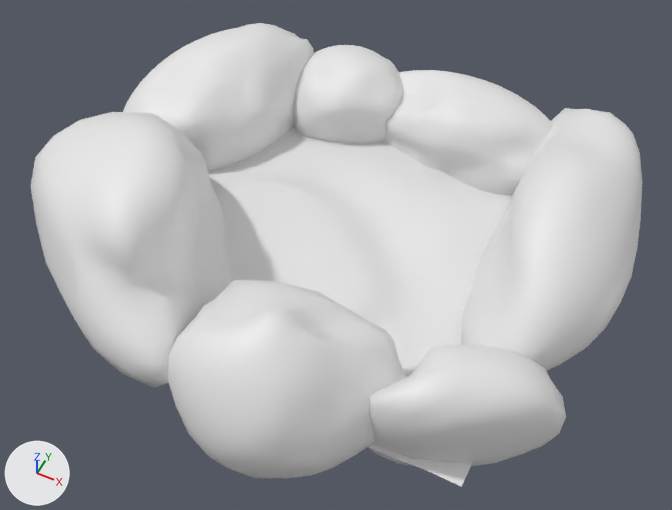
The glTF model injury-system/Stages/Environments/Desert/desert_env.glb, before and after one commit.
Camera for both pictures: a camera (50 mm lens) standing at (137.0, -292.0, 358.0) and looking at (-3.0, -11.0, 6.0). Arrows for +X, +Y and +Z are at lower left; the lights stay in place. The picture after the commit comes second. Where no turn or scale is listed for an object, it has been applied to the vertices.
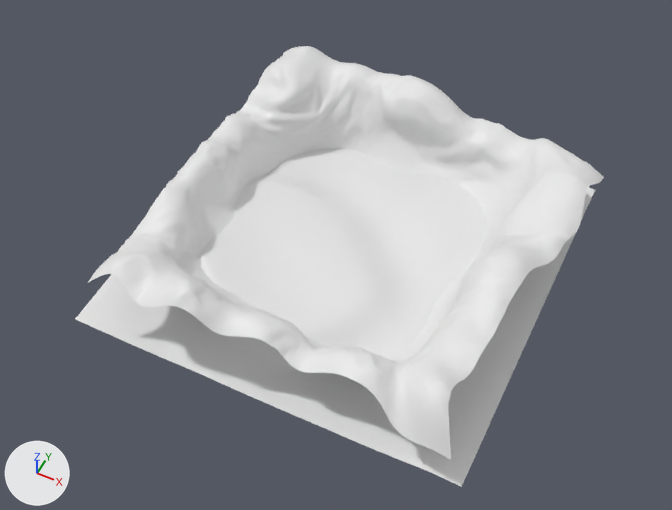
Boxes (x1, y1, x2, y2) around the edits, measured in the pictures (672 x 510 px):
'Mountains', added: after (88, 46, 604, 460)
'Icosphere.001', deleted: before (30, 112, 232, 388)
'Icosphere.002', deleted: before (168, 280, 406, 478)
'Icosphere', deleted: before (461, 108, 642, 371)
'Icosphere.003', deleted: before (368, 344, 566, 466)
'Icosphere.004', deleted: before (123, 23, 314, 171)
'Icosphere.006', deleted: before (383, 70, 553, 195)
'Icosphere.005', deleted: before (293, 45, 404, 144)

The change, as a list of edits to the scene's bpy script:
```text
Add me_plane_001:
    me_plane_001.from_pydata(...)  # 7954 vertices, 15290 faces; spans x -94.0..104.0, y -101.0..107.0, z -9.0..49.0
Remove ob_icosphere:
    ob_icosphere = bpy.data.objects.new('Icosphere', me_icosphere)
    ob_icosphere.location = (91.5, 30.7, 15.5)
Remove ob_icosphere_001:
    ob_icosphere_001 = bpy.data.objects.new('Icosphere.001', me_icosphere_001)
    ob_icosphere_001.location = (-97.8, -51.2, 24.0)
Remove ob_icosphere_002:
    ob_icosphere_002 = bpy.data.objects.new('Icosphere.002', me_icosphere_002)
    ob_icosphere_002.location = (8.5, -99.0, 20.4)
Remove ob_icosphere_003:
    ob_icosphere_003 = bpy.data.objects.new('Icosphere.003', me_icosphere_003)
    ob_icosphere_003.location = (83.4, -66.5, 1.7)
Remove ob_icosphere_004:
    ob_icosphere_004 = bpy.data.objects.new('Icosphere.004', me_icosphere_004)
    ob_icosphere_004.location = (-115.9, 62.5, 7.1)
Remove ob_icosphere_005:
    ob_icosphere_005 = bpy.data.objects.new('Icosphere.005', me_icosphere_005)
    ob_icosphere_005.location = (-52.9, 100.0, 9.7)
Remove ob_icosphere_006:
    ob_icosphere_006 = bpy.data.objects.new('Icosphere.006', me_icosphere_006)
    ob_icosphere_006.location = (15.5, 105.5, 2.2)
Add ob_mountains:
    ob_mountains = bpy.data.objects.new('Mountains', me_plane_001)
    ob_mountains.location = (0.0, 0.0, 0.0)
```
